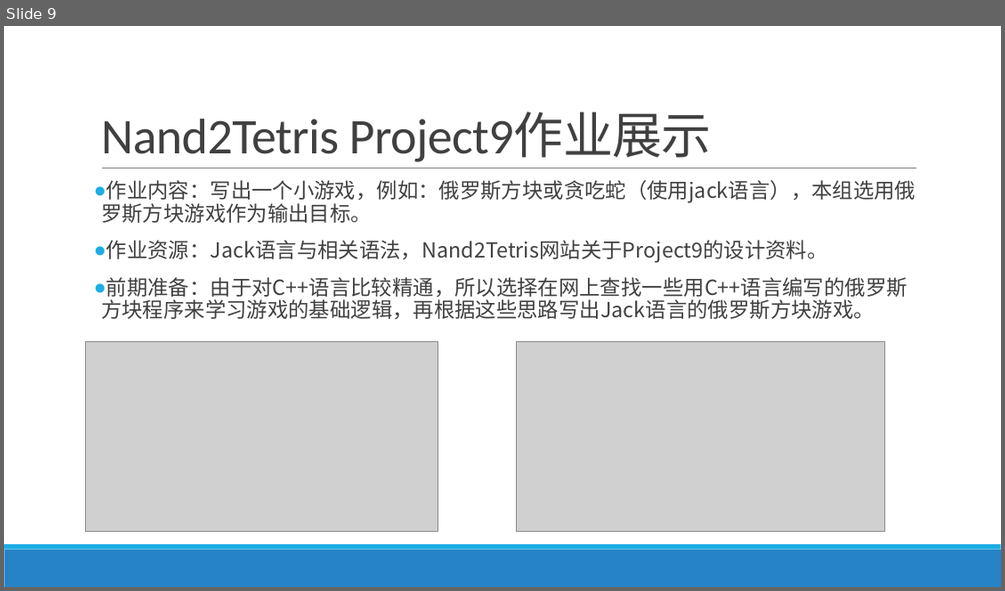
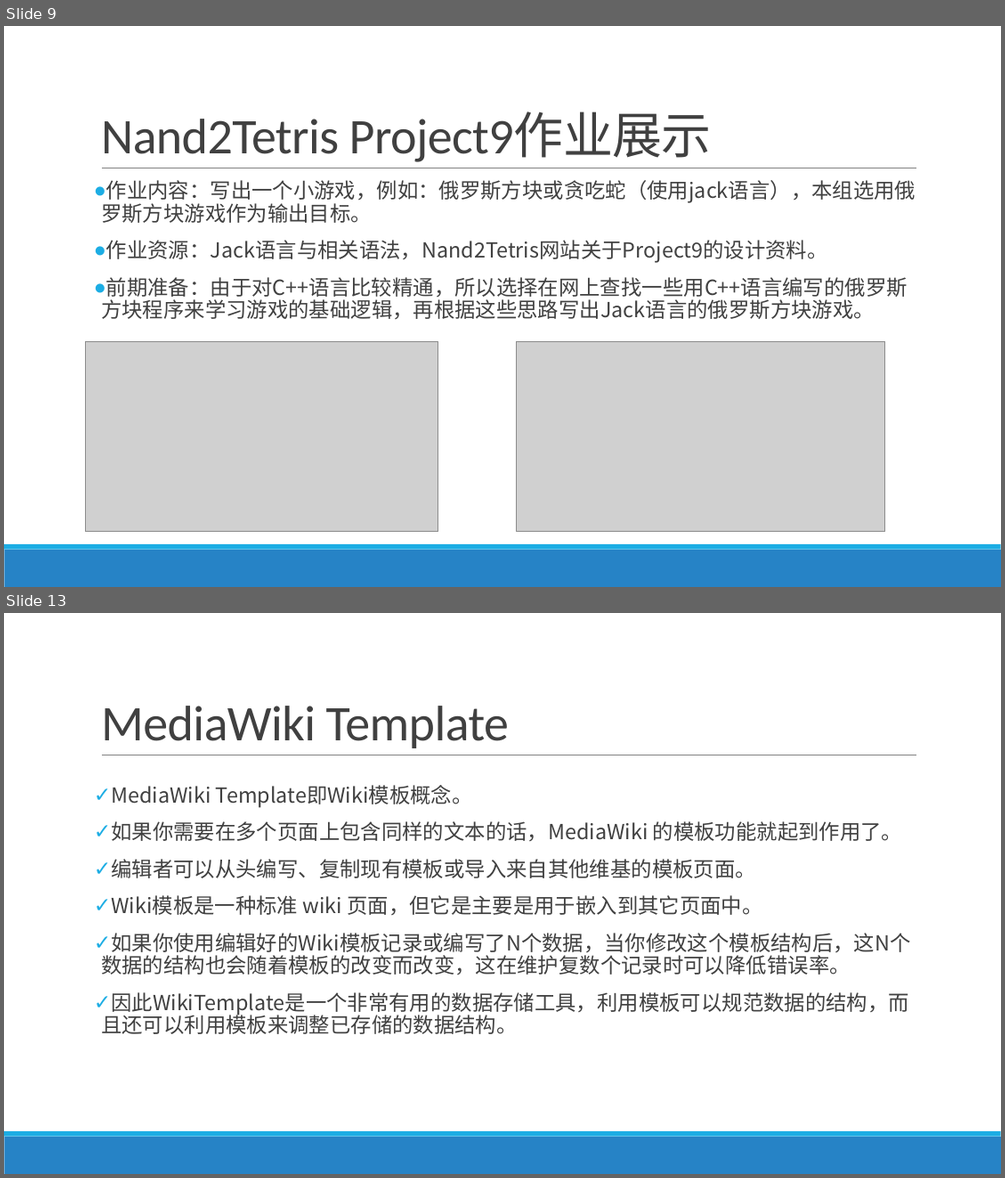
Before and after one commit to jisuansiwei2017/SDCT-2017-Fall, a slide deck: weekly_report/group3/week4.pptx. Shown one above the other, each under a label of ours: slide 9 before the commit, slides 9 and 13 after it; the slides between them are not shown. The pictures are 1005x591 and 1005x1178 pixels, drawn with LibreOffice and Linux fonts; fonts in the diff are those of the drawing; grey boxes stand for pictures. Boxes give left, top, right and bottom in pixels: in the first picture for what was removed or moved away, otherwise in the second. Text is boxed around its words. In the diff, an @@ line names an element or a change of style, - is before the commit and + after.

```diff
--- a/weekly_report/group3/week4.pptx
+++ b/weekly_report/group3/week4.pptx
@@ slide 13 added at (4, 613, 1001, 1174), background #FFFFFF; not listed: 3 template elements that a slide beside it also shows @@
@@ title added at (101, 706, 509, 748), 48 pt, text #404040 @@
+MediaWiki Template
@@ text added at (101, 785, 910, 1034), 20 pt, text #404040 @@
+✓ MediaWiki Template即Wiki模板概念。
+✓ 如果你需要在多个页面上包含同样的文本的话，MediaWiki 的模板功能就起到作用了。
+✓ 编辑者可以从头编写、复制现有模板或导入来自其他维基的模板页面。
+✓ Wiki模板是一种标准 wiki 页面，但它是主要是用于嵌入到其它页面中。
+✓ 如果你使用编辑好的Wiki模板记录或编写了N个数据，当你修改这个模板结构后，这N个数据的结构也会随着模板的改变而改变，这在维护复数个记录时可以降低错误率。
+✓ 因此WikiTemplate是一个非常有用的数据存储工具，利用模板可以规范数据的结构，而且还可以利用模板来调整已存储的数据结构。
```
Also in this commit, not shown: 3 slides changed, 4 other slides added.
